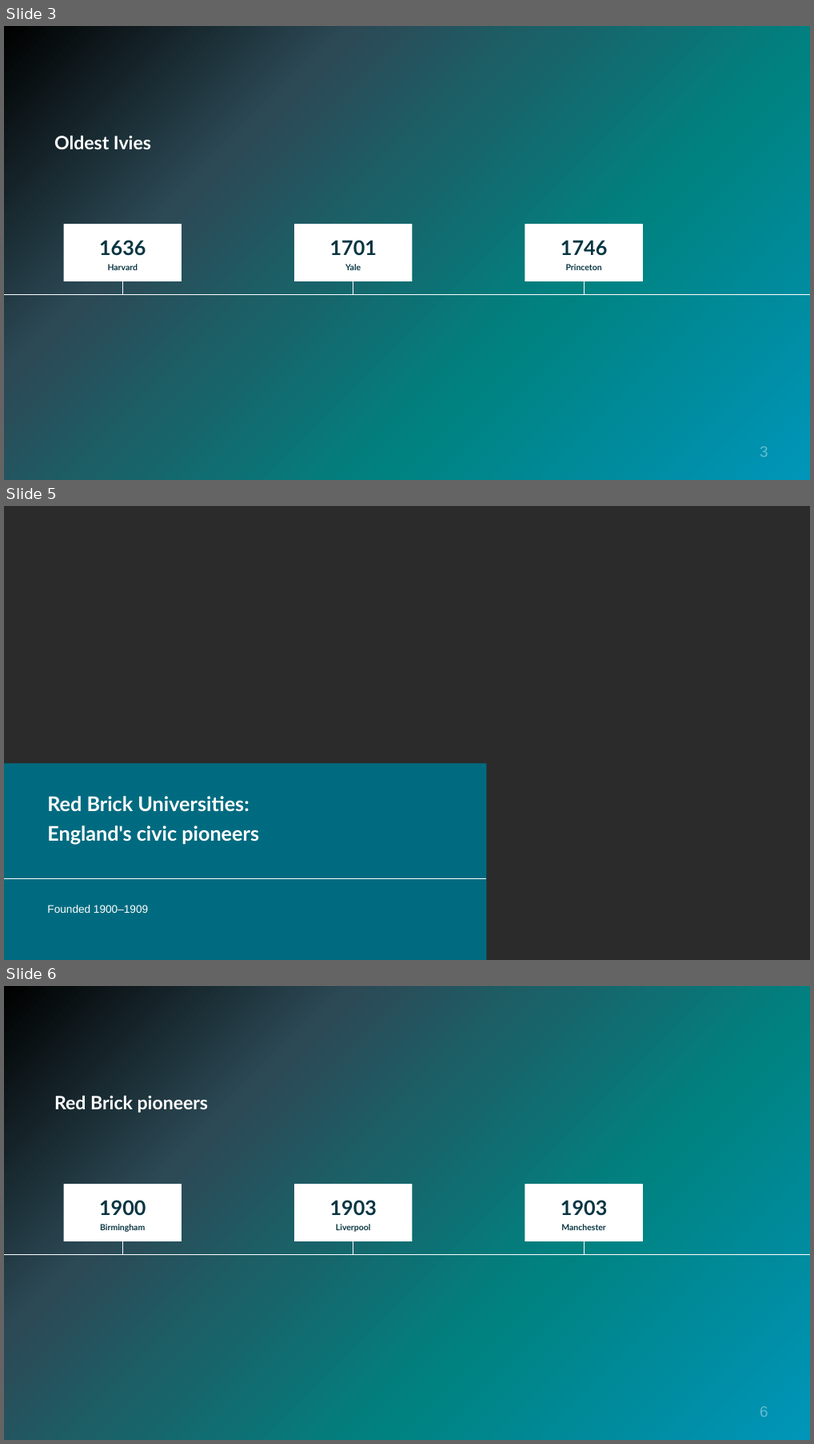
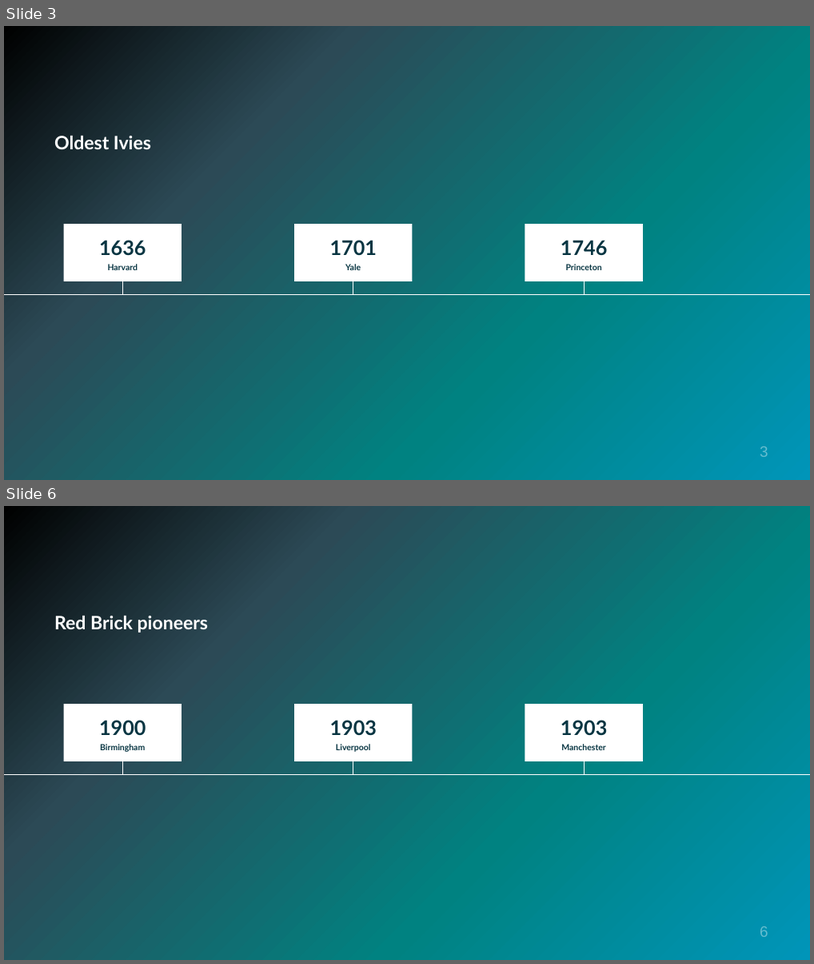
Before and after one commit to antonlerer/lawtracker, a slide deck: out/Prestigious_Universities.pptx. Shown one above the other, each under a label of ours: slides 3, 5 and 6 before the commit, slides 3 and 6 after it; the slides between them are not shown. The pictures are 814x1444 and 814x964 pixels, drawn with LibreOffice and Linux fonts; fonts in the diff are those of the drawing; background and template pictures are left out; a plain dark background stands for a picture behind light text. Boxes give left, top, right and bottom in pixels: in the first picture for what was removed or moved away, otherwise in the second. Text is boxed around its words. In the diff, an @@ line names an element or a change of style, - is before the commit and + after.

```diff
--- a/out/Prestigious_Universities.pptx
+++ b/out/Prestigious_Universities.pptx
@@ slide 5 removed at (4,506,810,960), background picture (left out) @@
@@ rectangle removed at (4,763,486,960) @@
@@ text removed at (47,796,259,844) @@
-Red Brick Universities:
-England's civic pioneers
@@ line removed from (4, 879) to (486, 879) @@
@@ text removed at (47,904,148,912) @@
-Founded 1900–1909
```
Also in this commit, not shown: 4 slides changed, 2 slides added, 1 other slide removed.
